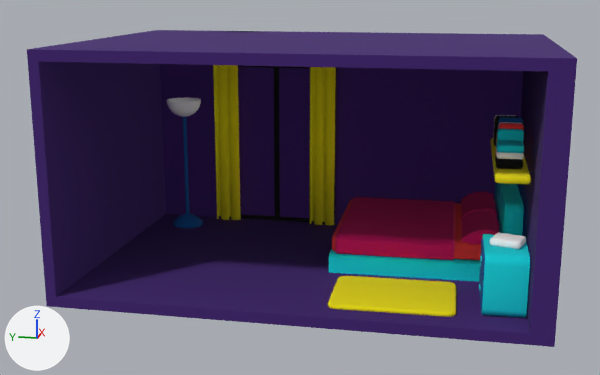
Two versions of the FBX model Assets/Prefab/Appartements/SM_Room03.fbx, one commit apart.
Before and after are seen from a camera (50 mm lens) standing at (-1329.0, -848.0, 498.0) and looking at (105.0, -561.0, 139.0). Lighting does not change. The marker at lower left points along +X, +Y and +Z. Where no turn or scale is listed for an object, it has been applied to the vertices. Vertices at the same position are counted once.

Script lines for the objects in view, before the commit:
```python
me_cube_573 = bpy.data.meshes.new('Cube.573')
me_cube_573.from_pydata(...)  # 180 vertices, 162 faces; spans x -9.2..2.8, y -22.9..18.5, z -24.7..30.4
me_cube_573.materials.append(mat_blackvf)  # black #000000
me_mesh_755 = bpy.data.meshes.new('Mesh.755')
me_mesh_755.from_pydata(...)  # 228 vertices, 452 faces; spans x -14.0..15.0, y -28.0..27.0, z -222.0..136.0
me_mesh_755.materials.append(mat_jauneclairvf)  # yellow #f2e300
me_mesh_761 = bpy.data.meshes.new('Mesh.761')
me_mesh_761.from_pydata(...)  # 34 vertices, 64 faces; spans x -3.0..7.0, y -126.0..127.0, z -230.0..107.0
me_mesh_761.materials.append(mat_blackvf)  # black #000000
me_mesh_762 = bpy.data.meshes.new('Mesh.762')
me_mesh_762.from_pydata(...)  # 228 vertices, 452 faces; spans x -14.0..15.0, y -28.0..27.0, z -222.0..136.0
me_mesh_762.materials.append(mat_jauneclairvf)  # yellow #f2e300
me_sphere_009 = bpy.data.meshes.new('Sphere.009')
me_sphere_009.from_pydata(...)  # 514 vertices, 544 faces; spans x -34.9..34.9, y -34.9..34.9, z -34.9..0.0
me_sphere_009.materials.append(mat_whitevf)  # white #ffffff
ob_cube_218 = bpy.data.objects.new('Cube.218', me_cube_573)
ob_cube_218.location = (172.0, -918.0, 241.0)
ob_living_room_curtain_041 = bpy.data.objects.new('Living Room curtain.041', me_mesh_755)
ob_living_room_curtain_041.location = (346.0, -559.0, 226.0)
ob_living_room_curtain_046 = bpy.data.objects.new('Living Room curtain.046', me_mesh_761)
ob_living_room_curtain_046.location = (363.0, -459.0, 230.0)
ob_living_room_curtain_047 = bpy.data.objects.new('Living Room curtain.047', me_mesh_762)
ob_living_room_curtain_047.location = (346.0, -355.0, 226.0)
ob_sphere_006 = bpy.data.objects.new('Sphere.006', me_sphere_009)
ob_sphere_006.location = (295.0, -280.0, 266.0)
# also in view: 'Bed.024' at (203.0, -784.0, 16.0); 'Cube.178' at (84.0, -922.0, 211.0); 'Tapis rectangle.001' at (-43.0, -746.0, 3.0); 'Pillow2.001' at (132.0, -882.0, 77.0); 'tABLEbASSE.005' at (-39.0, -919.0, 49.0)
```
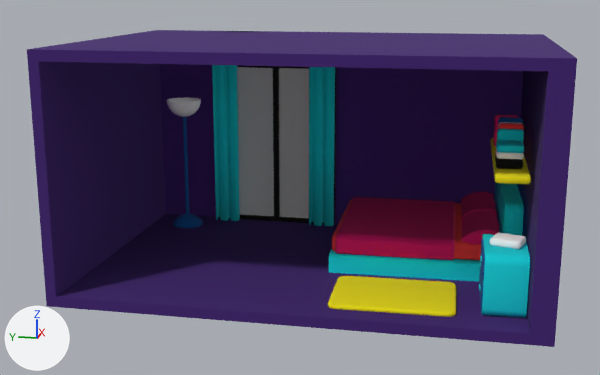
Where the change shows, as pixel boxes [x1, y1, x2, y2] in the pictures (600 x 375 px):
'Living Room curtain.046', recoloured, moved: before [229, 65, 337, 224]; after [228, 65, 337, 224]
'Living Room curtain.041', recoloured, moved: before [309, 67, 336, 225]; after [309, 67, 335, 226]
'Living Room curtain.047', recoloured, moved: before [213, 65, 241, 220]; after [212, 65, 240, 221]
'Cube.218', recoloured: [494, 116, 519, 146] in both
part 1 of me_mesh_761, recoloured: after [237, 67, 309, 218]

The change in detail:
Material 'VitreVF' (mat_vitrevf) is new.
Its base color is (0.531, 0.531, 0.531) (light grey #c1c1c1).
Its roughness is 1.0.
me_mesh_755 has 228 vertices, 452 faces and spans x -14.0..15.0, y -28.0..27.0, z -222.0..136.0.
me_mesh_755 no longer uses material mat_jauneclairvf (yellow #f2e300).
me_mesh_755 now uses material mat_turquoisevf (cyan #00d7e1).
me_mesh_761 has 34 vertices, 64 faces and spans x -3.0..7.0, y -126.0..127.0, z -230.0..107.0.
me_mesh_761 is used by ob_living_room_curtain_046; location (363.0, -459.0, 230.0).
me_mesh_761 part 1: all 4 faces centred in x 5.0, y -81.0..81.0, z -115.0..-8.0 switch from mat_blackvf (black #000000) to mat_vitrevf (light grey #c1c1c1).
me_mesh_762 has 228 vertices, 452 faces and spans x -14.0..15.0, y -28.0..27.0, z -222.0..136.0.
me_mesh_762 no longer uses material mat_jauneclairvf (yellow #f2e300).
me_mesh_762 now uses material mat_turquoisevf (cyan #00d7e1).
me_cube_573 has 180 vertices, 162 faces and spans x -9.2..2.8, y -22.9..18.5, z -24.7..30.4.
me_cube_573 no longer uses material mat_blackvf (black #000000).
me_cube_573 now uses material mat_rosevf_001 (pink #d90b6b).
Object 'Living Room curtain.041' (ob_living_room_curtain_041) moves from (346.0, -559.0, 226.0) to (339.0, -559.0, 226.0).
Object 'Living Room curtain.046' (ob_living_room_curtain_046) moves from (363.0, -459.0, 230.0) to (356.0, -459.0, 230.0).
Object 'Living Room curtain.047' (ob_living_room_curtain_047) moves from (346.0, -355.0, 226.0) to (339.0, -355.0, 226.0).
